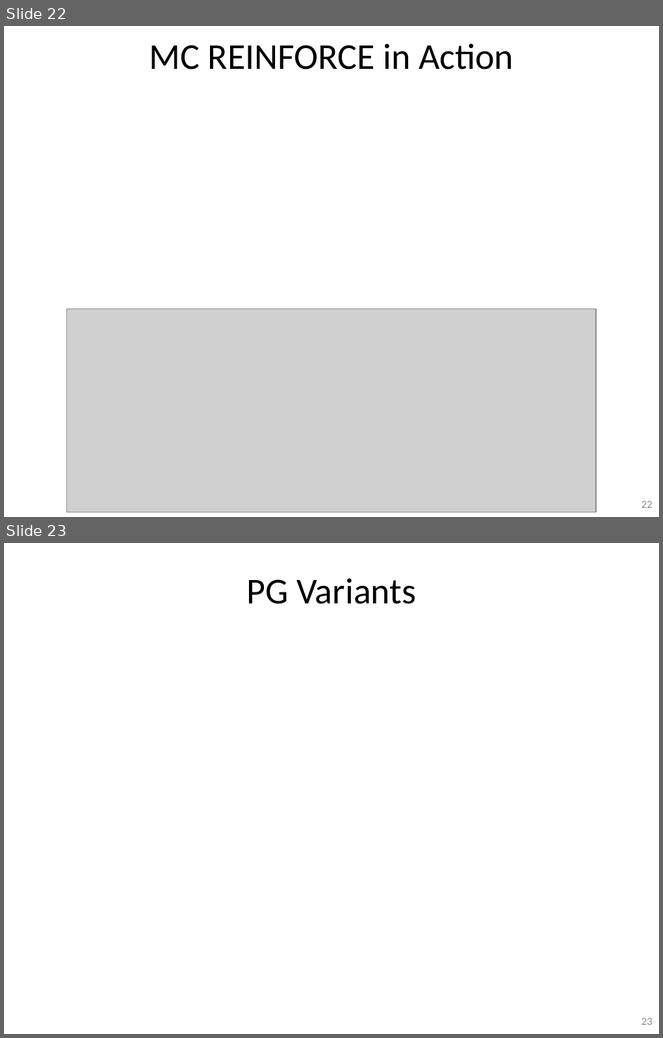
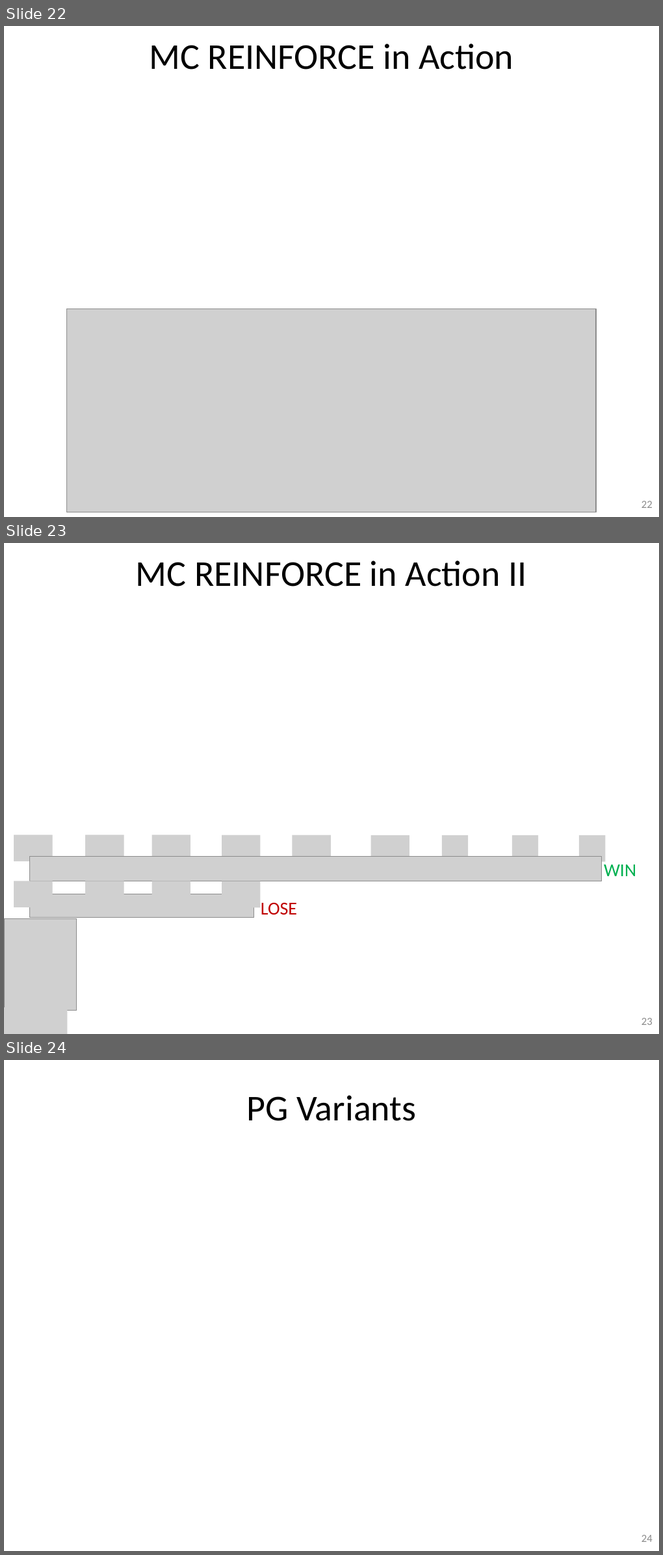
Before and after one commit to guzonghua/saav, a slide deck: PPTs/L7.3 Policy-based RL.pptx. Shown one above the other, each under a label of ours: slides 22 and 23 before the commit, slides 22, 23 and 24 after it. The pictures are 663x1038 and 663x1555 pixels, drawn with LibreOffice and Linux fonts; fonts in the diff are those of the drawing; grey boxes stand for pictures. Boxes give left, top, right and bottom in pixels: in the first picture for what was removed or moved away, otherwise in the second. Text is boxed around its words. In the diff, an @@ line names an element or a change of style, - is before the commit and + after.

```diff
--- a/PPTs/L7.3 Policy-based RL.pptx
+++ b/PPTs/L7.3 Policy-based RL.pptx
@@ slide 23 added at (4, 543, 659, 1034), background #FFFFFF; not listed: 1 template element that a slide beside it also shows @@
@@ title added at (136, 561, 527, 587), 40 pt, text #000000 @@
+MC REINFORCE in Action II
@@ picture added at (14, 835, 53, 861) @@
@@ picture added at (85, 835, 124, 861) @@
@@ picture added at (152, 835, 191, 861) @@
@@ picture added at (222, 835, 260, 861) @@
@@ picture added at (293, 835, 331, 861) @@
@@ picture added at (371, 835, 410, 861) @@
@@ picture added at (442, 835, 469, 861) @@
@@ picture added at (512, 835, 539, 861) @@
@@ picture added at (579, 835, 605, 861) @@
@@ picture added at (29, 857, 601, 882) @@
@@ text added at (604, 865, 636, 876), 20 pt, text #00B050 @@
+WIN
@@ picture added at (14, 881, 53, 907) @@
@@ picture added at (85, 881, 124, 907) @@
@@ picture added at (152, 881, 191, 907) @@
@@ picture added at (222, 882, 260, 908) @@
@@ picture added at (29, 894, 254, 917) @@
@@ text added at (261, 902, 297, 915), 20 pt, text #C00000 @@
+LOSE
@@ picture added at (5, 919, 77, 1011) @@
@@ picture added at (4, 1008, 67, 1034) @@
@@ what was slide 23 is now slide 24 @@
@@ page number at (642, 1535, 653, 1542): text changed @@
-23
+24
```
Also in this commit, not shown: 2 slides changed, 8 other files.
